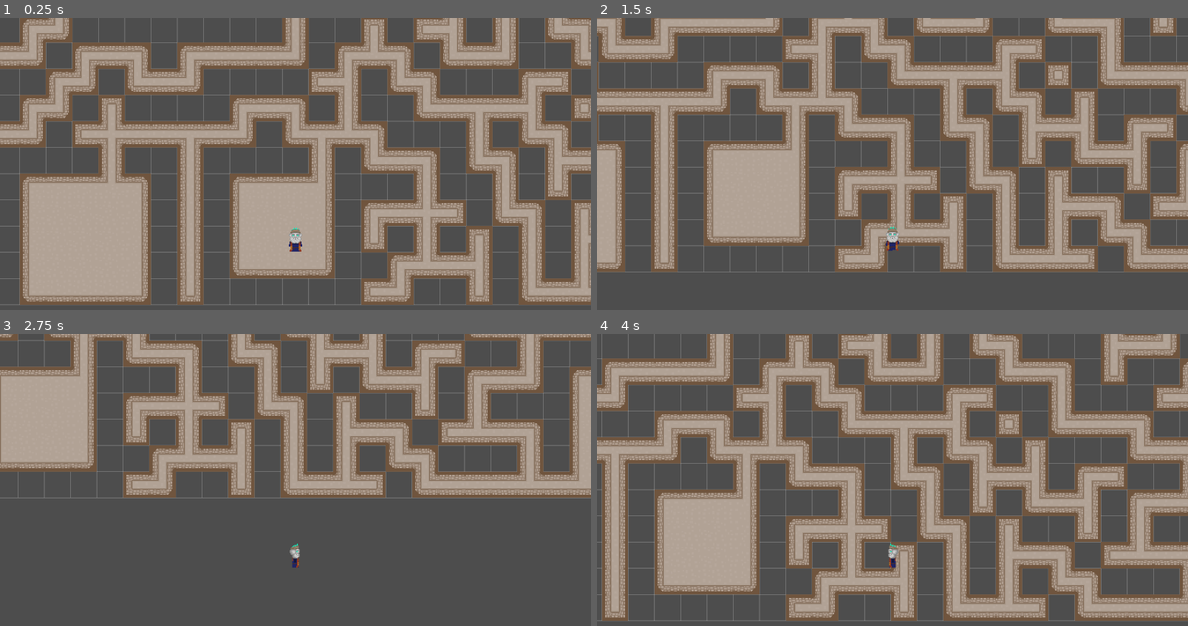
Above: before the commit, frames 1-4 (two rows, left to right).
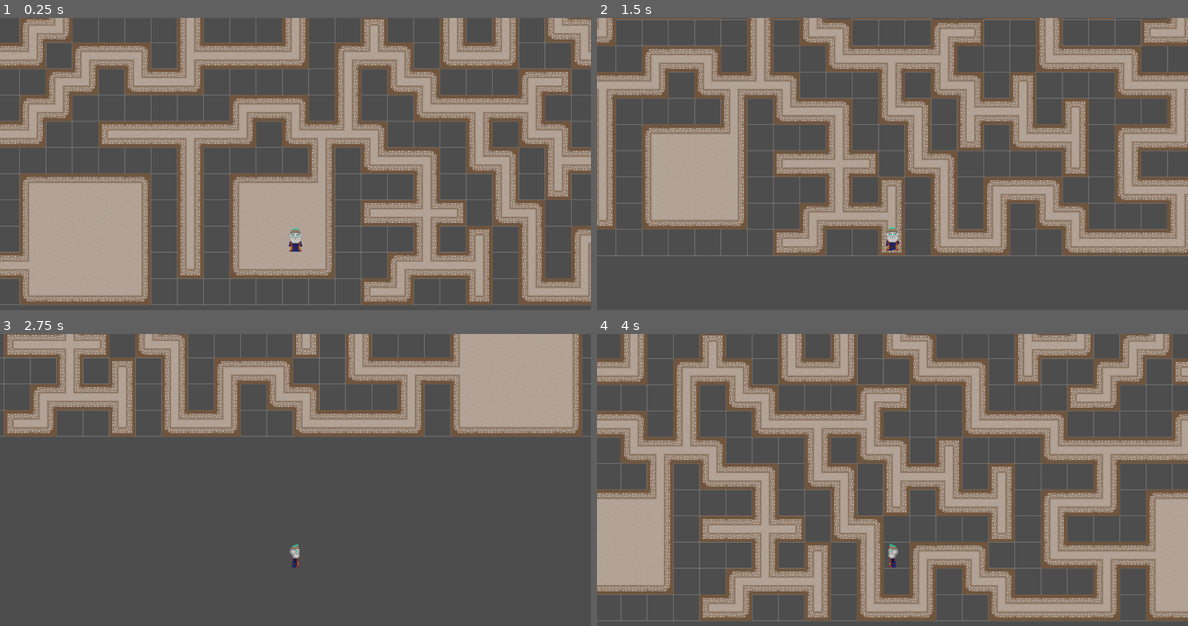
Above: after the commit, the same moments.

Repository: Taedenn/Procedural_Dungeon_Generator
Game: Godot game, scene res://scenes/auto_tile.tscn
The game is run twice, just before and just after one commit, with the same random seed, the same clock (stepped at 60 frames per second) and the same inputs.
Inputs:
- Up to frame 1 (0.25 s): no input
- Up to frame 2 (1.5 s): tap Enter at 0.5 s; hold Right (right) 0.53-1.28 s; hold Down (down) from 1.28 s (still down)
- Up to frame 3 (2.75 s): release Down (down) at 2.03 s; hold Right (right) from 2.03 s (still down)
- Up to frame 4 (4 s): release Right (right) at 2.78 s; hold Up (up) 2.78-3.53 s; hold Left (left) from 3.53 s (still down)

The runs differ from the first frame. In frame 1, 4.9% of the frame differs, in the area x 0-100%, y 0-99%; in frame 2, 61%; in frame 3, 39%; in frame 4, 67%.

Commit message:
fixed single tile starting point bug (mostly)

Diff:
--- a/procedural-dungeon/scenes/player.tscn
+++ b/procedural-dungeon/scenes/player.tscn
@@ -100,7 +100,7 @@
 collision_layer = 2
 collision_mask = 2
 script = ExtResource("1_g2els")
-speed = 200
+speed = 300
 
 [node name="AnimationPlayer" type="AnimationPlayer" parent="."]
 libraries = {
--- a/procedural-dungeon/scripts/auto_tile.gd
+++ b/procedural-dungeon/scripts/auto_tile.gd
@@ -179,7 +179,6 @@
 			not is_adjacent_to_room(current, 1)):
 
 			visited_tiles.append(current)
-			corridor_tiles.append(current)
 
 			directions.shuffle()
 
@@ -189,6 +188,7 @@
 				if (not visited_tiles.has(neighbor) and
 					is_within_bounds(neighbor) and
 					not is_adjacent_to_room(neighbor, 1)):
+					corridor_tiles.append(current)
 
 					var connection_count = 0
 					var neighbor_directions = [Vector2i.RIGHT, Vector2i.LEFT, Vector2i.DOWN, Vector2i.UP]
